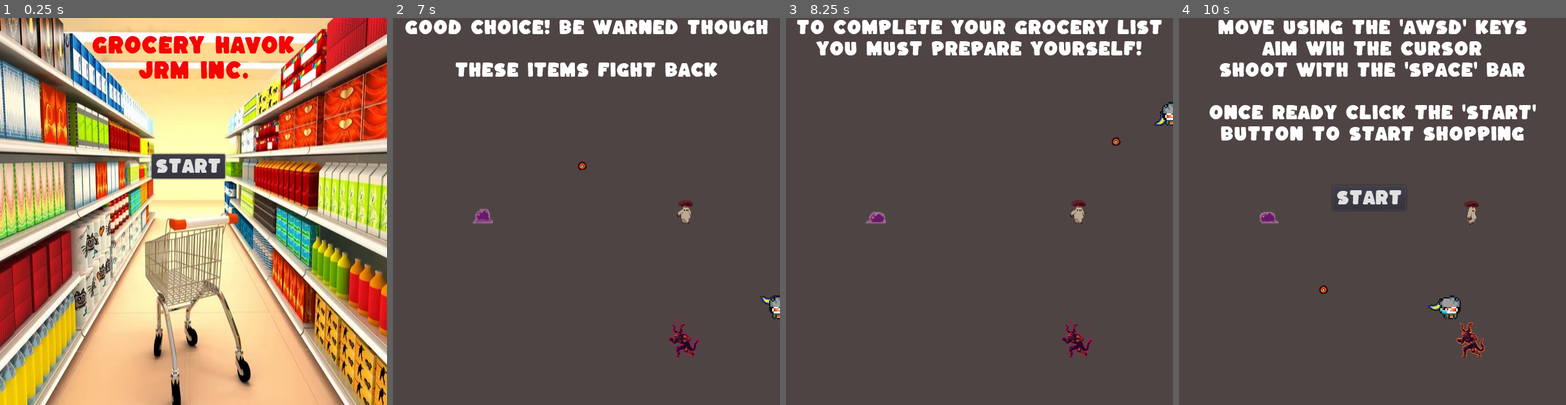
Above: before the commit, frames 1-4 (left to right).
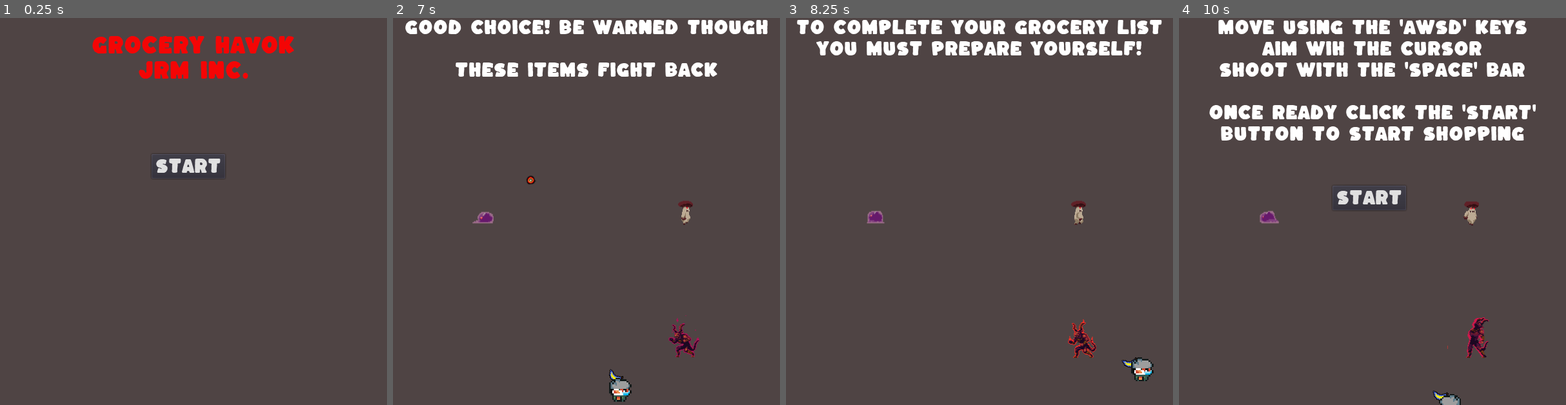
Above: after the commit, the same moments.

Repository: JWolff98/Grocery-Havok
Game: Godot game, scene res://main.tscn
The game is run twice, just before and just after one commit, with the same random seed, the same clock (stepped at 60 frames per second) and the same inputs.
Inputs (mouse positions are in pixels of both pictures, inside the frame that each line leads up to):
- Up to frame 1 (0.25 s): no input
- Up to frame 2 (7 s): click "Start" at 0.5 s; move the mouse to (671, 192) at 1.27 s; hold D (move_right) 1.28-2.03 s; tap Space (attack) every 0.75 s from 1.35 to 6.6 s; move the mouse to (509, 230) at 2.02 s; hold S (move_down) 2.03-2.78 s; move the mouse to (625, 126) at 2.77 s; hold D (move_right) 2.78-3.53 s; move the mouse to (567, 288) at 3.52 s; hold W (move_up) 3.53-4.28 s; move the mouse to (702, 269) at 4.27 s; hold A (move_left) 4.28-5.78 s; move the mouse to (470, 153) at 5.02 s; move the mouse to (605, 211) at 5.77 s; hold S (move_down) 5.78-6.53 s; move the mouse to (528, 114) at 6.52 s; hold D (move_right) from 6.53 s (still down)
- Up to frame 3 (8.25 s): move the mouse to (1064, 192) at 7.27 s; release D (move_right) at 7.28 s; hold W (move_up) 7.28-8.03 s; tap Space (attack) at 7.35, 8.1 s; move the mouse to (902, 230) at 8.02 s; hold D (move_right) from 8.03 s (still down)
- Up to frame 4 (10 s): move the mouse to (1411, 126) at 8.77 s; release D (move_right) at 8.78 s; hold S (move_down) 8.78-9.53 s; tap Space (attack) at 8.85, 9.6 s; move the mouse to (1353, 288) at 9.52 s; hold A (move_left) from 9.53 s (still down)

The runs differ from the first frame. In frame 1, 95% of the frame differs, in the area x 0-100%, y 0-100%; in frame 2, 0.8%; in frame 3, 1.2%; in frame 4, 1.2%.

Commit message:
foreground needed changes

Diff:
--- a/grape.gd
+++ b/grape.gd
@@ -8,7 +8,7 @@
 
 onready var navigation_agent = $NavigationAgent2D
 var screen_size
-var speed = 50
+var speed = 100
 var frameTimer
 var framedVelocity
 var dead = false
@@ -25,7 +25,7 @@
 		var move_direction = position.direction_to(navigation_agent.get_next_location())
 		var velocity = move_direction * speed
 		navigation_agent.set_velocity(velocity)
-		velocity = move_and_slide(velocity)
+		velocity = move_and_collide(velocity*delta)
 
 		#var collision = move_and_collide(velocity*delta)
 		#if frameTimer == 0:
--- a/main.gd
+++ b/main.gd
@@ -50,8 +50,8 @@
 		$grapePath/grapeSpawnLocation.set_offset(randi())
 	# Create a Mob instance and add it to the scene.
 	var g = grape.instance()
-	g.scale.x = 1.8
-	g.scale.y = 1.8
+	g.scale.x = 3
+	g.scale.y = 3
 	add_child(g)
 	# Set the mob's position to a random location.
 	g.position = $grapePath/grapeSpawnLocation.position
@@ -74,7 +74,7 @@
 func _on_mushroomTimer_timeout():
 	# Choose a random location on Path2D.
 	$grapePath/grapeSpawnLocation.set_offset(randi())
-	while $grapePath/grapeSpawnLocation.position.distance_to($player.position) < 100:
+	while $grapePath/grapeSpawnLocation.position.distance_to($player.position) < 200:
 		$grapePath/grapeSpawnLocation.set_offset(randi())
 
 	# Create a Mob instance and add it to the scene.
--- a/main.tscn
+++ b/main.tscn
@@ -1,10 +1,9 @@
-[gd_scene load_steps=17 format=2]
+[gd_scene load_steps=16 format=2]
 
 [ext_resource path="res://assets/backgrounds/produce_aisle/music/produce_aisle.mp3" type="AudioStream" id=1]
 [ext_resource path="res://player.tscn" type="PackedScene" id=2]
 [ext_resource path="res://background_1.tscn" type="PackedScene" id=3]
 [ext_resource path="res://grape.tscn" type="PackedScene" id=4]
-[ext_resource path="res://aisle.tscn" type="PackedScene" id=5]
 [ext_resource path="res://main.gd" type="Script" id=6]
 [ext_resource path="res://assets/GameOver.wav" type="AudioStream" id=7]
 [ext_resource path="res://mushroom.tscn" type="PackedScene" id=8]
@@ -14,17 +13,17 @@
 [ext_resource path="res://assets/Victory.wav" type="AudioStream" id=12]
 [ext_resource path="res://pepper.tscn" type="PackedScene" id=13]
 
-[sub_resource type="Curve2D" id=1]
+[sub_resource type="Curve2D" id=3]
 _data = {
-"points": PoolVector2Array( 0, 0, 0, 0, 17, 185, 0, 0, 0, 0, 399, 461, 0, 0, 0, 0, 570, 570, 0, 0, 0, 0, 86, 300, 0, 0, 0, 0, 27, 200, 0, 0, 0, 0, 24, 169, 0, 0, 0, 0, 114, 115, 0, 0, 0, 0, 176, 80, 0, 0, 0, 0, 223, 107, 0, 0, 0, 0, 261, 126, 0, 0, 0, 0, 286, 142, 0, 0, 0, 0, 314, 159, 0, 0, 0, 0, 382, 201, 0, 0, 0, 0, 437, 235, 0, 0, 0, 0, 491, 268, 0, 0, 0, 0, 533, 297, 0, 0, 0, 0, 570, 322 )
+"points": PoolVector2Array( 0, 0, 0, 0, 12, 51, 0, 0, 0, 0, 59, 32, 0, 0, 0, 0, 142, 73, 0, 0, 0, 0, 226, 17, 0, 0, 0, 0, 144, 73, 0, 0, 0, 0, 588, 344, 0, 0, 0, 0, 247, 592, 0, 0, 0, 0, 583, 588, 0, 0, 0, 0, 338, 574, 0, 0, 0, 0, 549, 554, 0, 0, 0, 0, 398, 530, 0, 0, 0, 0, 449, 504, 0, 0, 0, 0, 27, 244, 0, 0, 0, 0, 33, 376, 0, 0, 0, 0, 276, 555, 0, 0, 0, 0, 348, 484, 0, 0, 0, 0, 19, 198, 0, 0, 0, 0, 161, 89, 0, 0, 0, 0, 318, 182, 0, 0, 0, 0, 136, 297 )
 }
 
 [sub_resource type="RectangleShape2D" id=2]
 
-[sub_resource type="NavigationPolygon" id=3]
-vertices = PoolVector2Array( 89, 20, 5, 64, 1, 2, 103, 21, 593, 298, 296, 156, 188, 89, 392, 433, 565, 336, 599, 323, 466, 419, 315, 496, 277, 522, 605, 510, 603, 601, 401, 605, 259, 593, 228, 566, 202, 599, 57, 35, 33, 177, 3, 160, 83, 350, 58, 372, 5, 389, 145, 255, 142, 278, 299, 375, 228, 537, 201, 511, 125, 464, 67, 416, 256, 200, 300, 175 )
-polygons = [ PoolIntArray( 0, 1, 2 ), PoolIntArray( 3, 4, 5, 6 ), PoolIntArray( 7, 8, 9, 10, 11 ), PoolIntArray( 12, 11, 10, 13, 14, 15, 16, 17 ), PoolIntArray( 16, 18, 17 ), PoolIntArray( 19, 3, 6, 20, 21 ), PoolIntArray( 22, 23, 24, 21, 20, 25, 26 ), PoolIntArray( 27, 7, 11, 22, 26 ), PoolIntArray( 12, 17, 28 ), PoolIntArray( 23, 12, 28, 29 ), PoolIntArray( 23, 29, 30, 31 ), PoolIntArray( 23, 31, 24 ), PoolIntArray( 32, 26, 25, 5 ), PoolIntArray( 33, 32, 5 ), PoolIntArray( 8, 33, 5, 4, 9 ) ]
-outlines = [ PoolVector2Array( 3, 160, 5, 389, 67, 416, 125, 464, 201, 511, 228, 537, 228, 566, 202, 599, 259, 593, 401, 605, 603, 601, 605, 510, 466, 419, 599, 323, 593, 298, 103, 21, 57, 35 ), PoolVector2Array( 256, 200, 142, 278, 299, 375, 392, 433, 565, 336, 300, 175 ), PoolVector2Array( 33, 177, 188, 89, 296, 156, 145, 255 ), PoolVector2Array( 58, 372, 83, 350, 315, 496, 277, 522 ), PoolVector2Array( 1, 2, 5, 64, 89, 20 ) ]
+[sub_resource type="NavigationPolygon" id=4]
+vertices = PoolVector2Array( 184, 68, 602, 307, 310, 199, 272, 177, 185, 118, 248, 564, 305, 504, 394, 431, 492, 438, 600, 503, 603, 602, 191, 598, 133, 39, 200, -1, 296, 0, 129, 86, 601, 363, 547, 342, 75, 56, 3, 92, 3, 0, 60, 0, 159, 296, 85, 365, 50, 200, 3, 158, 3, 328, 57, 390, 18, 349, 133, 254, 270, 530, 3, 410, 3, 357 )
+polygons = [ PoolIntArray( 0, 1, 2, 3, 4 ), PoolIntArray( 5, 6, 7, 8, 9, 10 ), PoolIntArray( 10, 11, 5 ), PoolIntArray( 12, 13, 14, 0, 15 ), PoolIntArray( 16, 8, 17, 1 ), PoolIntArray( 7, 17, 8 ), PoolIntArray( 18, 19, 20, 21 ), PoolIntArray( 18, 21, 12, 15 ), PoolIntArray( 22, 7, 6, 23 ), PoolIntArray( 15, 0, 4, 24, 25 ), PoolIntArray( 26, 25, 24 ), PoolIntArray( 23, 27, 28, 26, 24, 29, 22 ), PoolIntArray( 30, 6, 5 ), PoolIntArray( 27, 30, 5, 31, 32 ), PoolIntArray( 27, 32, 28 ), PoolIntArray( 22, 29, 3, 2 ), PoolIntArray( 2, 1, 17 ) ]
+outlines = [ PoolVector2Array( 3, 92, 3, 0, 60, 0, 133, 39, 200, -1, 296, 0, 184, 68, 602, 307, 601, 363, 492, 438, 600, 503, 603, 602, 191, 598, 248, 564, 3, 410, 3, 357, 18, 349, 3, 328, 3, 158, 129, 86, 75, 56 ), PoolVector2Array( 159, 296, 394, 431, 547, 342, 310, 199 ), PoolVector2Array( 272, 177, 185, 118, 50, 200, 133, 254 ), PoolVector2Array( 85, 365, 57, 390, 270, 530, 305, 504 ) ]
 
 [node name="main" type="Node"]
 script = ExtResource( 6 )
@@ -49,18 +48,16 @@
 stream = ExtResource( 1 )
 autoplay = true
 
-[node name="aisle" parent="." instance=ExtResource( 5 )]
-
 [node name="mushroomTimer" type="Timer" parent="."]
 
 [node name="grapeTimer" type="Timer" parent="."]
 
 [node name="grapePath" type="Path2D" parent="."]
-curve = SubResource( 1 )
+curve = SubResource( 3 )
 
 [node name="grapeSpawnLocation" type="PathFollow2D" parent="grapePath"]
-position = Vector2( 17, 185 )
-rotation = 0.625675
+position = Vector2( 12, 51 )
+rotation = -0.384169
 
 [node name="gameover" type="AudioStreamPlayer" parent="."]
 stream = ExtResource( 7 )
@@ -68,6 +65,7 @@
 [node name="HUD" parent="." instance=ExtResource( 9 )]
 
 [node name="start_menu" type="Area2D" parent="."]
+visible = false
 z_index = 3
 
 [node name="menu" type="TextureRect" parent="start_menu"]
@@ -89,8 +87,8 @@
 visible = false
 
 [node name="NavigationPolygonInstance" type="NavigationPolygonInstance" parent="."]
-position = Vector2( -2, -2 )
-navpoly = SubResource( 3 )
+position = Vector2( -1, 1 )
+navpoly = SubResource( 4 )
 
 [connection signal="done" from="tutorial" to="." method="_on_tutorial_done"]
 [connection signal="hit" from="player" to="." method="_on_player_hit"]
--- a/mushroom.gd
+++ b/mushroom.gd
@@ -1,7 +1,7 @@
 extends KinematicBody2D
 
 var screen_size
-var speed = 100
+var speed = 200
 var frameTimer
 var framedVelocity
 var max_hp = 300
@@ -39,7 +39,7 @@
 		else:
 			$AnimatedSprite.animation = "idle"
 
-		velocity = move_and_slide(velocity)
+		velocity = move_and_collide(velocity * delta)
 		position.x = clamp(position.x, 0, screen_size.x)
 		position.y = clamp(position.y, 0, screen_size.y)
 # Called when the node enters the scene tree for the first time.
--- a/mushroom.tscn
+++ b/mushroom.tscn
@@ -164,6 +164,8 @@
 } ]
 
 [node name="mushroom" type="KinematicBody2D" groups=["mobs"]]
+collision_layer = 2
+collision_mask = 0
 script = ExtResource( 6 )
 
 [node name="CollisionShape2D" type="CollisionShape2D" parent="." groups=["mobs"]]
--- a/pepper.gd
+++ b/pepper.gd
@@ -43,8 +43,6 @@
 		$AnimatedSprite.animation = "burn"
 		emit_signal("smoke_screen")
 
-
-
 func turn_off():
 	$AnimatedSprite.playing = false
 func on_hit(dmg):
@@ -57,6 +55,7 @@
 		yield($AnimatedSprite, "animation_finished")
 		$AnimatedSprite.animation = "idle"
 		$AnimatedSprite.playing = true
+
 func on_death():
 	dead = true
 	get_node("CollisionShape2D").set_deferred("disabled", true)
--- a/pepper.tscn
+++ b/pepper.tscn
@@ -1,7 +1,8 @@
-[gd_scene load_steps=28 format=2]
+[gd_scene load_steps=32 format=2]
 
 [ext_resource path="res://assets/red_pepper_burn.png" type="Texture" id=1]
 [ext_resource path="res://assets/red_pepper_idle.png" type="Texture" id=2]
+[ext_resource path="res://assets/red_pepper_beast_transformation.png" type="Texture" id=3]
 [ext_resource path="res://pepper.gd" type="Script" id=4]
 
 [sub_resource type="RectangleShape2D" id=1]
@@ -67,6 +68,21 @@
 atlas = ExtResource( 1 )
 region = Rect2( 0, 474, 65, 158 )
 
+[sub_resource type="AtlasTexture" id=42]
+flags = 4
+atlas = ExtResource( 3 )
+region = Rect2( 0, 0, 65, 158 )
+
+[sub_resource type="AtlasTexture" id=43]
+flags = 4
+atlas = ExtResource( 3 )
+region = Rect2( 65, 0, 65, 158 )
+
+[sub_resource type="AtlasTexture" id=44]
+flags = 4
+atlas = ExtResource( 3 )
+region = Rect2( 130, 0, 65, 158 )
+
 [sub_resource type="AtlasTexture" id=18]
 flags = 4
 atlas = ExtResource( 2 )
@@ -124,6 +140,11 @@
 "name": "burn",
 "speed": 5.0
 }, {
+"frames": [ SubResource( 42 ), SubResource( 43 ), SubResource( 44 ) ],
+"loop": true,
+"name": "death",
+"speed": 5.0
+}, {
 "frames": [ SubResource( 18 ), SubResource( 19 ), SubResource( 20 ), SubResource( 21 ), SubResource( 22 ), SubResource( 23 ) ],
 "loop": true,
 "name": "idle",
@@ -145,6 +166,7 @@
 [node name="AnimatedSprite" type="AnimatedSprite" parent="."]
 position = Vector2( -1, -46 )
 frames = SubResource( 32 )
+animation = "death"
 
 [node name="Timer" type="Timer" parent="."]
 wait_time = 10.0
--- a/player.gd
+++ b/player.gd
@@ -10,6 +10,7 @@
 var frameTimer
 var framedVelocity
 var tutorial = false
+var can_shoot = true
 signal victory
 signal hit
 signal enemy_defeated
@@ -74,12 +75,16 @@
 
 func _unhandled_input(event):
 	if event.is_action_released("attack"):
-		var bullet = Bullet.instance()
-		owner.add_child(bullet)
-		bullet.set_ang($gun_center.rotation)
-		bullet.global_position = $gun_center/gun/Muzzle.global_position
-		$gun_shot.play()
-		$gun_shot.stop()
+		if can_shoot:
+			var bullet = Bullet.instance()
+			owner.add_child(bullet)
+			bullet.set_ang($gun_center.rotation)
+			bullet.global_position = $gun_center/gun/Muzzle.global_position
+			$gun_shot.play()
+			$gun_shot.stop()
+
+			can_shoot = false
+			$bulletCooldown.start()
 
 func _on_aoi_body_entered(body):
 	if body.is_in_group("mobs") and not tutorial:
@@ -99,8 +104,10 @@
 	num_enemies_hit += 1
 	emit_signal("enemy_defeated")
 
-
 func _on_pepper_death():
 	num_enemies_hit += 1
 	emit_signal("enemy_defeated")
 	# Replace with function body.
+
+func _on_bulletCooldown_timeout():
+	can_shoot = true
--- a/player.tscn
+++ b/player.tscn
@@ -327,7 +327,7 @@
 
 [node name="player" type="KinematicBody2D" groups=["player"]]
 z_index = 1
-collision_layer = 3
+collision_mask = 3
 script = ExtResource( 1 )
 
 [node name="AnimatedSprite" type="AnimatedSprite" parent="." groups=["player"]]
@@ -338,6 +338,7 @@
 [node name="CollisionShape2D" type="CollisionShape2D" parent="." groups=["player"]]
 position = Vector2( 0, 7.5 )
 shape = SubResource( 49 )
+disabled = true
 
 [node name="gun_center" type="Position2D" parent="." groups=["player"]]
 scale = Vector2( 0.5, 0.5 )
@@ -357,6 +358,7 @@
 stream = ExtResource( 4 )
 
 [node name="aoi" type="Area2D" parent="."]
+collision_mask = 3
 
 [node name="hitbox" type="CollisionShape2D" parent="aoi"]
 position = Vector2( -0.5, 7.5 )
@@ -365,4 +367,9 @@
 [node name="success" type="AudioStreamPlayer" parent="."]
 stream = ExtResource( 5 )
 
+[node name="bulletCooldown" type="Timer" parent="."]
+wait_time = 0.5
+one_shot = true
+
 [connection signal="body_entered" from="aoi" to="." method="_on_aoi_body_entered"]
+[connection signal="timeout" from="bulletCooldown" to="." method="_on_bulletCooldown_timeout"]
